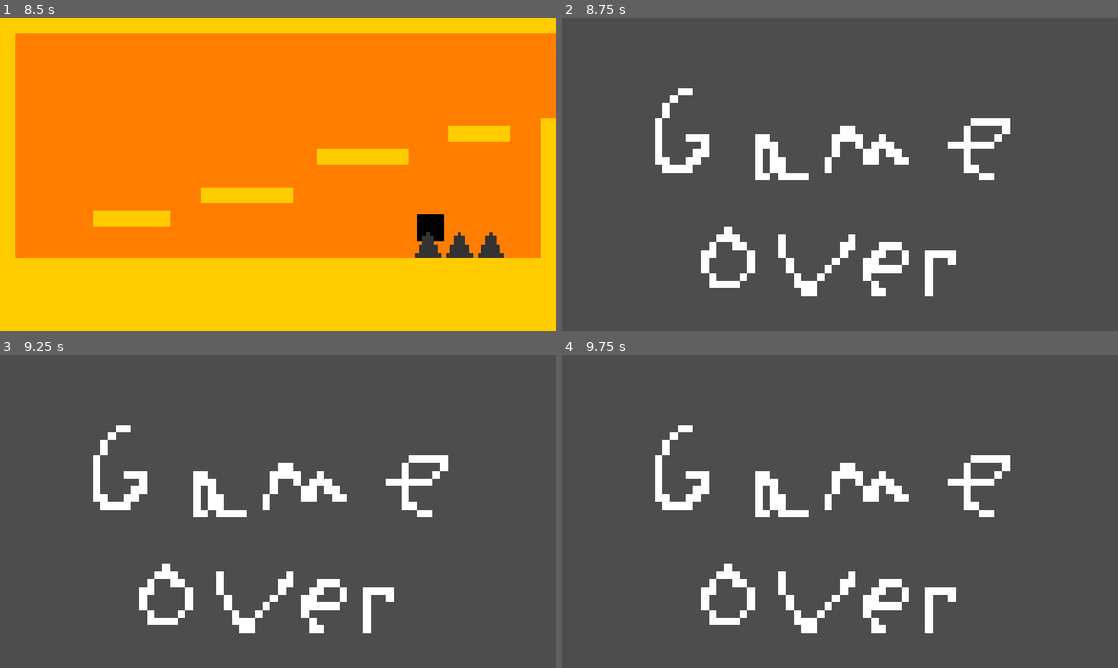
Above: before the commit, frames 1-4 (two rows, left to right).
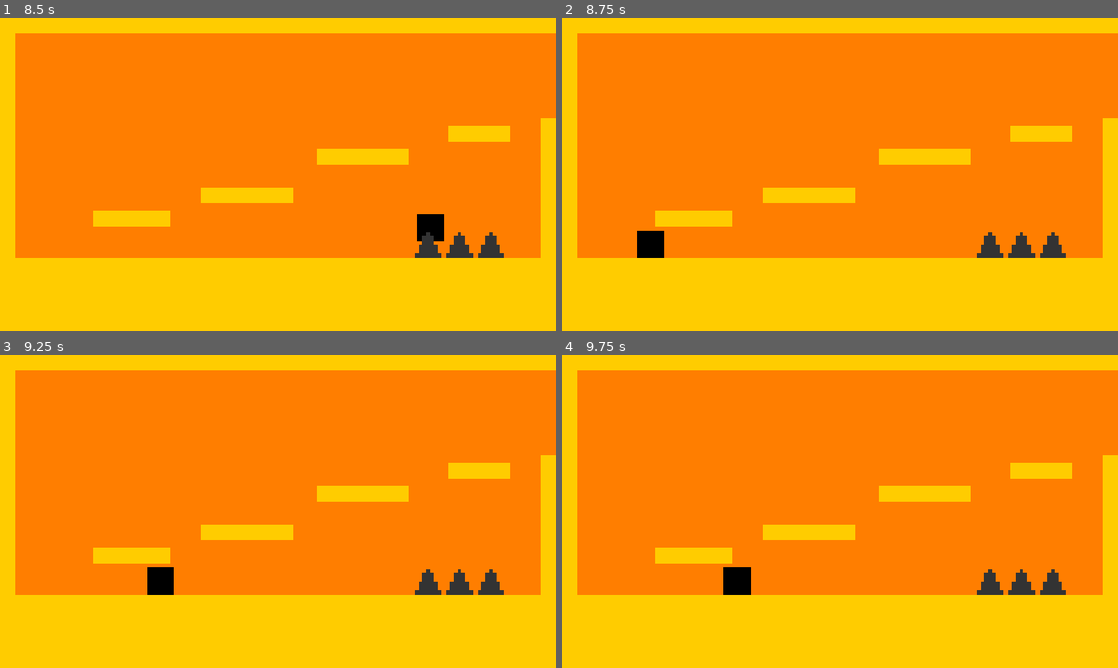
Above: after the commit, the same moments.

Repository: Pugman1XD/Hack-Haven-Bounce-Back
Game: Godot game, scene res://ROOM 1.tscn
Two runs of this game, one before a commit and one after it. Both use one fixed random seed, a clock stepped at 60 frames per second and the inputs below.
Inputs:
- Up to frame 1 (8.5 s): tap Enter at 0.5 s; hold Right (right) 0.53-2.03 s; tap Up (up) at 0.77, 1.52, 3.02, 3.77, 4.52, 6.02, 6.77, 7.52 s; hold Left (left) 2.03-2.78 s; hold Right (right) 2.78-4.28 s; hold Left (left) 4.28-5.03 s; hold Right (right) 5.03-5.78 s; hold Left (left) 5.78-7.28 s; hold Right (right) from 7.28 s (still down)
- Up to frame 2 (8.75 s): keep holding Right (right)
- Up to frame 3 (9.25 s): keep holding Right (right); tap Up (up) at 9.02 s
- Up to frame 4 (9.75 s): release Right (right) at 9.53 s; hold Left (left) from 9.53 s (still down)

Frame 1 is identical in both runs. In frame 2, 100% of the frame differs, in the area x 0-100%, y 0-100%; in frame 3, 100%; in frame 4, 100%.

Commit message:
FINAL fr fr

Diff:
--- a/hack-haven-bounce-back/ROOM 3.tscn
+++ b/hack-haven-bounce-back/ROOM 3.tscn
@@ -65,19 +65,6 @@
 scale = Vector2(0.11010091, 0.12222214)
 shape = SubResource("RectangleShape2D_6bmee")
 
-[node name="Area2D7" type="Area2D" parent="." unique_id=1111279980]
-position = Vector2(-499.87842, -304.44452)
-
-[node name="NewPiskel(9)2" type="Sprite2D" parent="Area2D7" unique_id=828995152]
-position = Vector2(534.8783, 495.44452)
-scale = Vector2(2.5937498, 3.0625)
-texture = ExtResource("5_0b828")
-
-[node name="CollisionShape2D2" type="CollisionShape2D" parent="Area2D7" unique_id=1477984258]
-position = Vector2(538.8784, 526.4446)
-scale = Vector2(0.11010091, 0.12222214)
-shape = SubResource("RectangleShape2D_6bmee")
-
 [node name="Area2D6" type="Area2D" parent="." unique_id=65174501]
 position = Vector2(-499.87842, -304.44452)
 
@@ -87,7 +74,7 @@
 texture = ExtResource("5_0b828")
 
 [node name="CollisionShape2D2" type="CollisionShape2D" parent="Area2D6" unique_id=1715961226]
-position = Vector2(857.8784, 449.44458)
+position = Vector2(854.8784, 449.44452)
 scale = Vector2(0.11010091, 0.12222214)
 shape = SubResource("RectangleShape2D_6bmee")
 
@@ -118,7 +105,6 @@
 shape = SubResource("RectangleShape2D_6bmee")
 
 [connection signal="body_entered" from="Area2D3" to="Player" method="_on_area_2d_3_body_entered"]
-[connection signal="body_entered" from="Area2D7" to="Player" method="_on_area_2d_3_body_entered"]
 [connection signal="body_entered" from="Area2D6" to="Player" method="_on_area_2d_3_body_entered"]
 [connection signal="body_entered" from="Area2D5" to="Player" method="_on_area_2d_3_body_entered"]
 [connection signal="body_entered" from="Area2D4" to="Player" method="_on_area_2d_3_body_entered"]
--- a/hack-haven-bounce-back/character_body_2d.gd
+++ b/hack-haven-bounce-back/character_body_2d.gd
@@ -25,16 +25,14 @@
 	move_and_slide()
 
 
+func _on_area_2d_body_entered(body: Node2D) -> void:
+	if body == self:
+		get_tree().reload_current_scene()
 
 
-
-
+func _on_area_2d_4_body_entered(_body: Node2D) -> void:
+	get_tree().change_scene_to_file("res://ROOM 2.tscn")
 
 
 func _on_area_2d_3_body_entered(body: Node2D) -> void:
 	get_tree().reload_current_scene()
-
-
-
-func _on_area_2d_body_entered(body: Node2D) -> void:
-	get_tree().change_scene_to_file("res://START.tscn")
